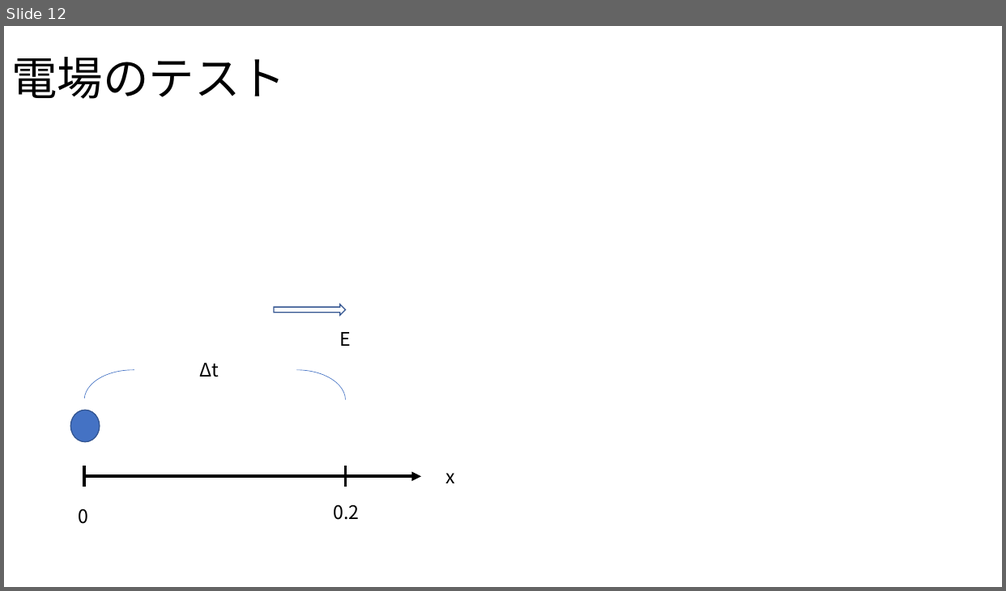
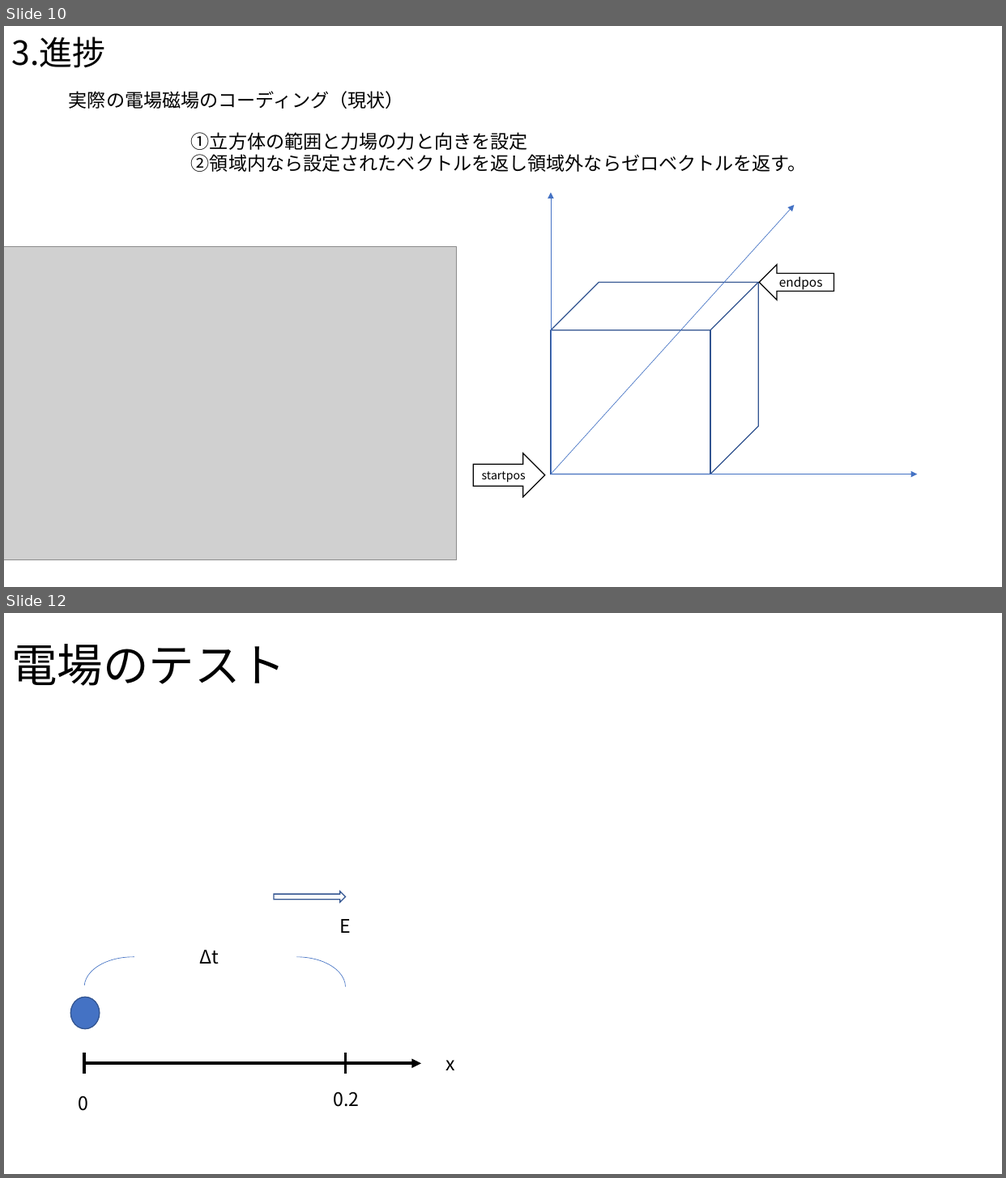
Before and after one commit to Takeuchi-yuya/Ksimulation, a slide deck: docs/中間発表.pptx. Shown one above the other, each under a label of ours: slide 12 before the commit, slides 10 and 12 after it; the slides between them are not shown. The pictures are 1006x591 and 1006x1178 pixels, drawn with LibreOffice and Linux fonts; fonts in the diff are those of the drawing; grey boxes stand for pictures. Boxes give left, top, right and bottom in pixels: in the first picture for what was removed or moved away, otherwise in the second. Text is boxed around its words. In the diff, an @@ line names an element or a change of style, - is before the commit and + after.

```diff
--- a/docs/中間発表.pptx
+++ b/docs/中間発表.pptx
@@ slide 10 added at (x1=4, y1=26, x2=1002, y2=587), background #FFFFFF @@
@@ text added at (x1=11, y1=37, x2=105, y2=68), 32 pt, text #000000 @@
+3.進捗
@@ text added at (x1=69, y1=91, x2=404, y2=109), 18 pt, text #000000 @@
+実際の電場磁場のコーディング（現状）
@@ text added at (x1=191, y1=132, x2=807, y2=172), 18 pt, text #000000 @@
+①立方体の範囲と力場の力と向きを設定
+②領域内なら設定されたベクトルを返し領域外ならゼロベクトルを返す。
@@ arrow added from (551, 475) to (551, 192), #4472C4 0.5 pt @@
@@ arrow added from (551, 475) to (795, 205), #4472C4 0.5 pt @@
@@ picture added at (x1=4, y1=247, x2=456, y2=561) @@
@@ left arrow added at (x1=760, y1=265, x2=834, y2=300), fill #FFFFFF, outline #000000 1 pt, 12 pt, text #000000 @@
+endpos
@@ cube added at (x1=551, y1=283, x2=758, y2=476), outline #325491 1 pt @@
@@ right arrow added at (x1=473, y1=454, x2=545, y2=497), fill #FFFFFF, outline #000000 1 pt, 11 pt, text #000000 @@
+startpos
@@ arrow added from (551, 475) to (918, 475), #4472C4 0.5 pt @@
```
Also in this commit, not shown: 6 slides changed, 4 other slides added, 5 slides removed.
